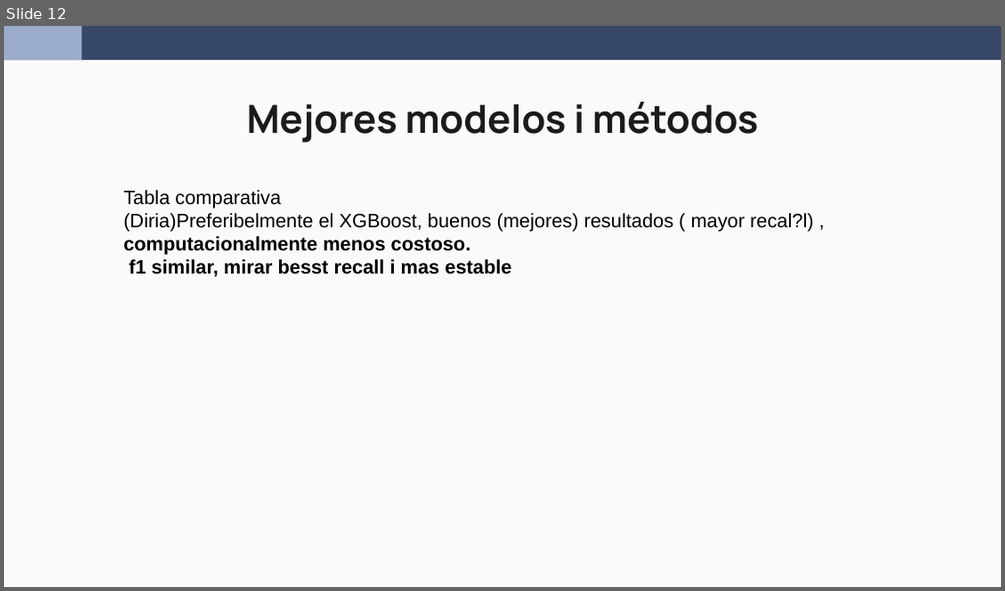
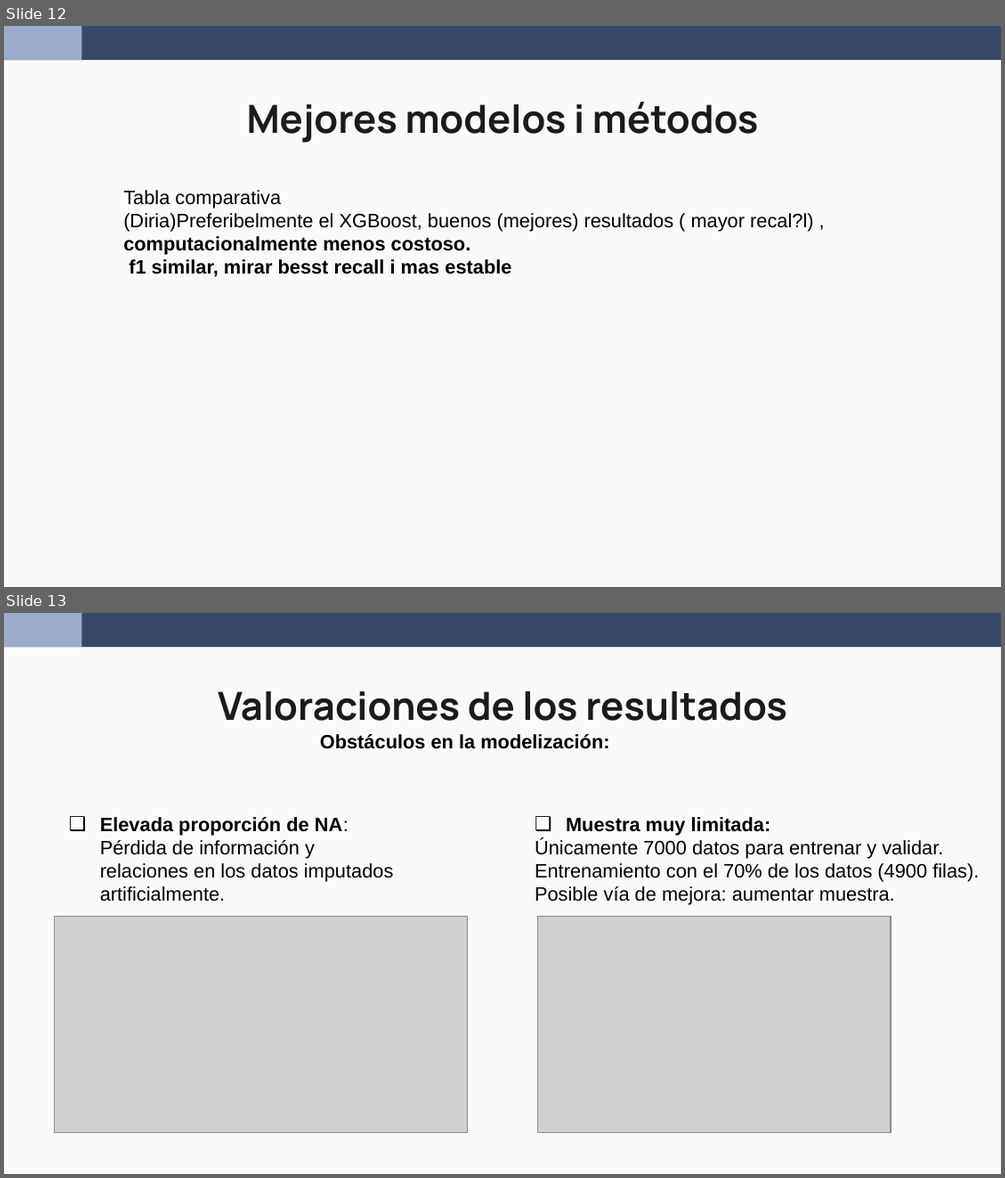
Before and after one commit to wen2111/Mineria, a slide deck: Entrega_2/00.REPORTE/Reporte_Grupo5_new.pptx. Shown one above the other, each under a label of ours: slide 12 before the commit, slides 12 and 13 after it. The pictures are 1005x591 and 1005x1178 pixels, drawn with LibreOffice and Linux fonts; fonts in the diff are those of the drawing; grey boxes stand for pictures. Boxes give left, top, right and bottom in pixels: in the first picture for what was removed or moved away, otherwise in the second. Text is boxed around its words. In the diff, an @@ line names an element or a change of style, - is before the commit and + after.

```diff
--- a/Entrega_2/00.REPORTE/Reporte_Grupo5_new.pptx
+++ b/Entrega_2/00.REPORTE/Reporte_Grupo5_new.pptx
@@ slide 13 added at (4, 613, 1001, 1174), background #FAFAFA; not listed: 2 template elements that a slide beside it also shows @@
@@ title added at (218, 691, 787, 721), 28 pt, text #1B1B1B, bold @@
+Valoraciones de los resultados
@@ text added at (320, 734, 609, 749), 14 pt, text #000000, bold @@
+Obstáculos en la modelización:
@@ text added at (100, 817, 394, 901), 14 pt, text #000000 @@
+❑ Elevada proporción de NA: Pérdida de información y relaciones en los datos imputados artificialmente.
@@ text added at (534, 817, 979, 905), 14 pt, text #000000 @@
+❑ Muestra muy limitada:
+Únicamente 7000 datos para entrenar y validar. Entrenamiento con el 70% de los datos (4900 filas). Posible vía de mejora: aumentar muestra.
@@ picture added at (54, 916, 467, 1133) @@
@@ picture added at (537, 916, 890, 1133) @@
```
Also in this commit, not shown: 1 slide removed.
